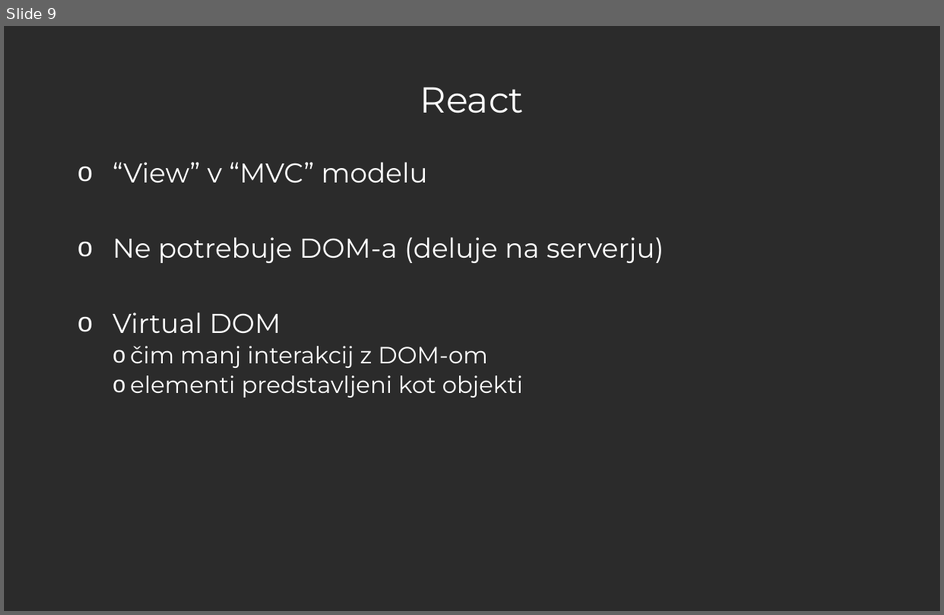
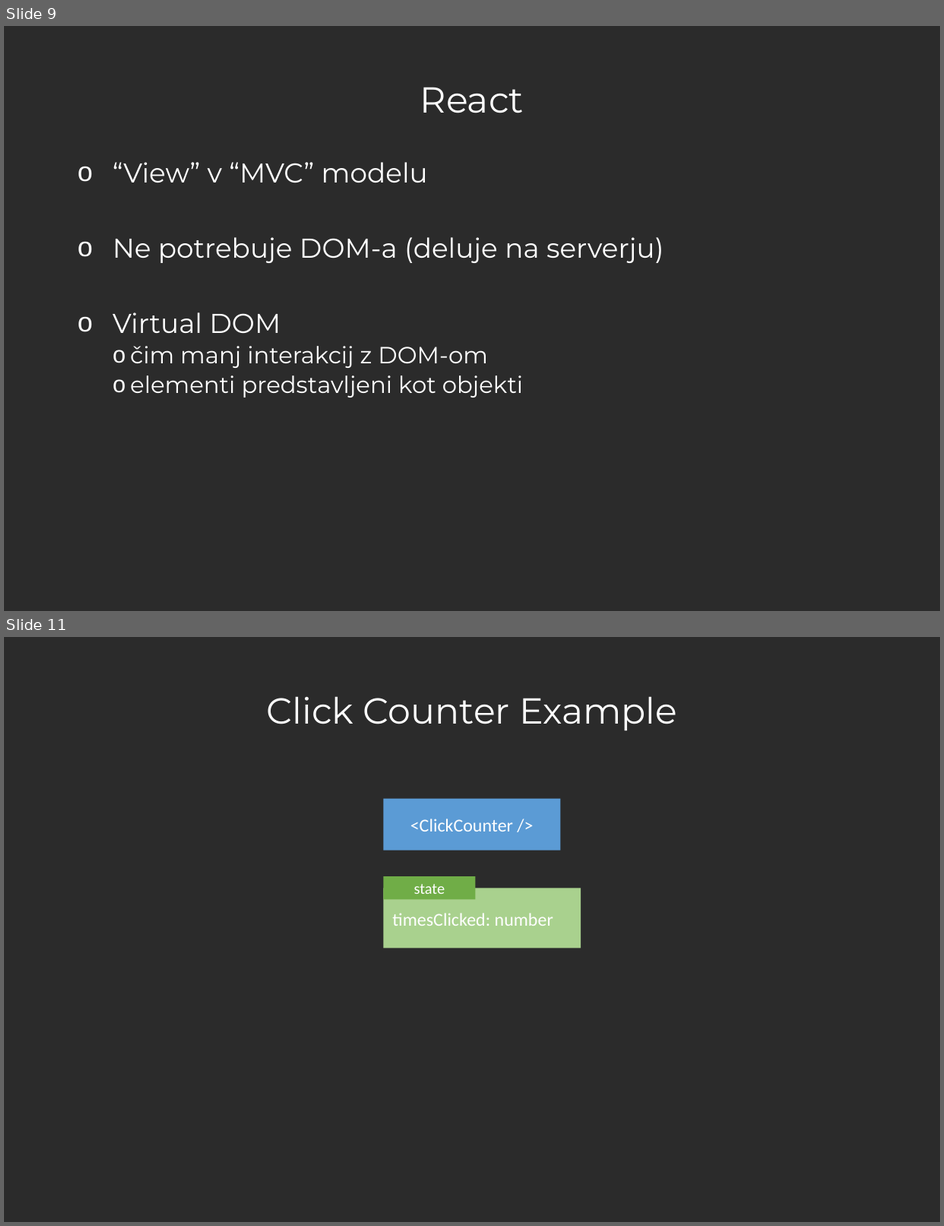
Before and after one commit to urbancvek/react-workshop, a slide deck: Let's React - Workshop.pptx. Shown one above the other, each under a label of ours: slide 9 before the commit, slides 9 and 11 after it; the slides between them are not shown. The pictures are 944x615 and 944x1226 pixels, drawn with LibreOffice and Linux fonts; fonts in the diff are those of the drawing; background and template pictures are left out; a plain dark background stands for a picture behind light text. Boxes give left, top, right and bottom in pixels: in the first picture for what was removed or moved away, otherwise in the second. Text is boxed around its words. In the diff, an @@ line names an element or a change of style, - is before the commit and + after.

Commit message:
Add slides for examples

```diff
--- a/Let's React - Workshop.pptx
+++ b/Let's React - Workshop.pptx
@@ slide 11 added at [4,637,940,1222], background picture (left out) @@
@@ title added at [267,696,677,731], 28 pt, text #FFFFFF @@
+Click Counter Example
@@ rectangle added at [384,799,561,851], fill #5B9BD5, 14.2 pt, text #FFFFFF @@
+<ClickCounter />
@@ rectangle added at [384,876,476,900], fill #70AD47, 12 pt, text #FFFFFF @@
+state
@@ rectangle added at [384,888,581,948], fill #A9D18E, 14.2 pt, text #FFFFFF @@
+timesClicked: number
```
Also in this commit, not shown: 1 slide changed, 6 other slides added.
